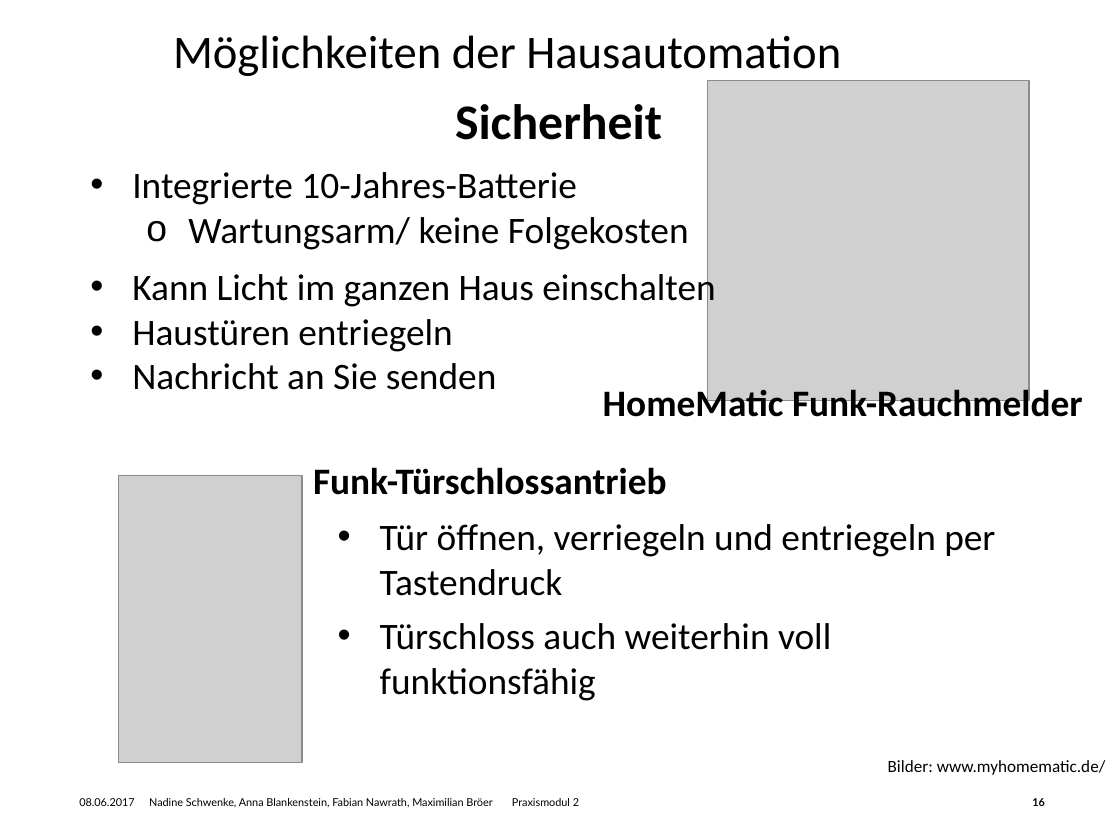
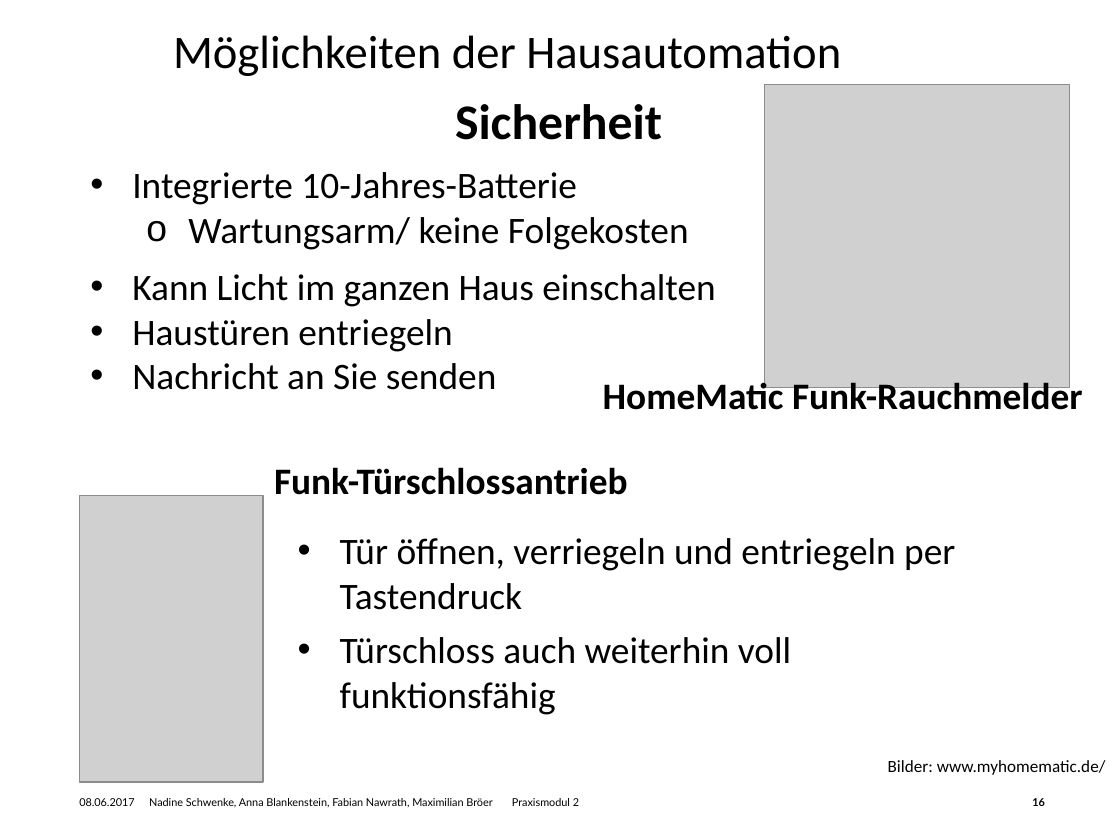
Before and after one commit to Nawygator/Praxisseminar, a slide deck: slide 16 of Hausautomationssysteme_überarbeitet.potx.pptx. Drawn at 1120x840 pixels with LibreOffice and Linux fonts; fonts in the diff are those of the drawing; grey boxes stand for pictures; background and template pictures are left out. Boxes give left, top, right and bottom in pixels: in the first picture for what was removed or moved away, otherwise in the second. Text is boxed around its words. In the diff, an @@ line names an element or a change of style, - is before the commit and + after.

Commit message:
Fixes

```diff
--- a/Hausautomationssysteme_überarbeitet.potx.pptx
+++ b/Hausautomationssysteme_überarbeitet.potx.pptx
@@ picture: place and size @@
-picture at (708, 81, 1029, 401)
+picture at (765, 84, 1070, 386)
@@ text "HomeMatic Funk-Rauchmelder" rewrapped from (603, 385, 1083, 426) to (603, 378, 1083, 410) @@
@@ text "Funk-Türschlossantrieb": place and size @@
-text "Funk-Türschlossantrieb" at (313, 467, 667, 495)
+text "Funk-Türschlossantrieb" at (274, 467, 628, 495)
@@ picture: place and size @@
-picture at (119, 476, 302, 763)
+picture at (80, 495, 263, 782)
@@ text "Tür öffnen, verriegeln und entriegeln ...": place and size @@
-text "Tür öffnen, verriegeln und entriegeln ..." at (380, 524, 995, 701)
+text "Tür öffnen, verriegeln und entriegeln ..." at (340, 538, 955, 715)
```
